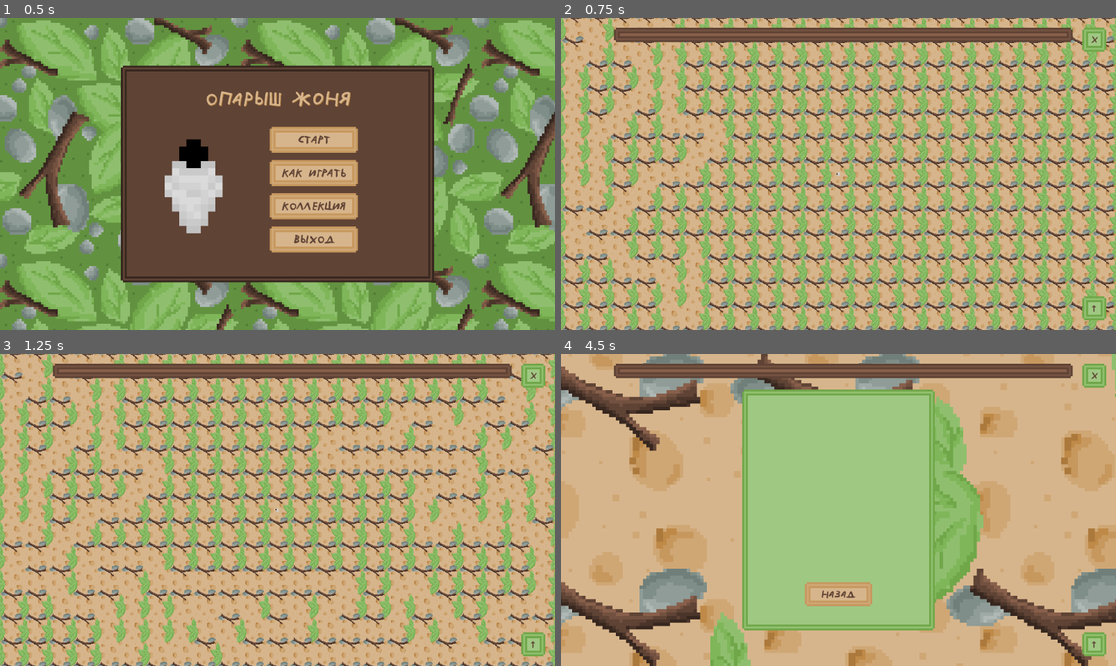
Above: before the commit, frames 1-4 (two rows, left to right).
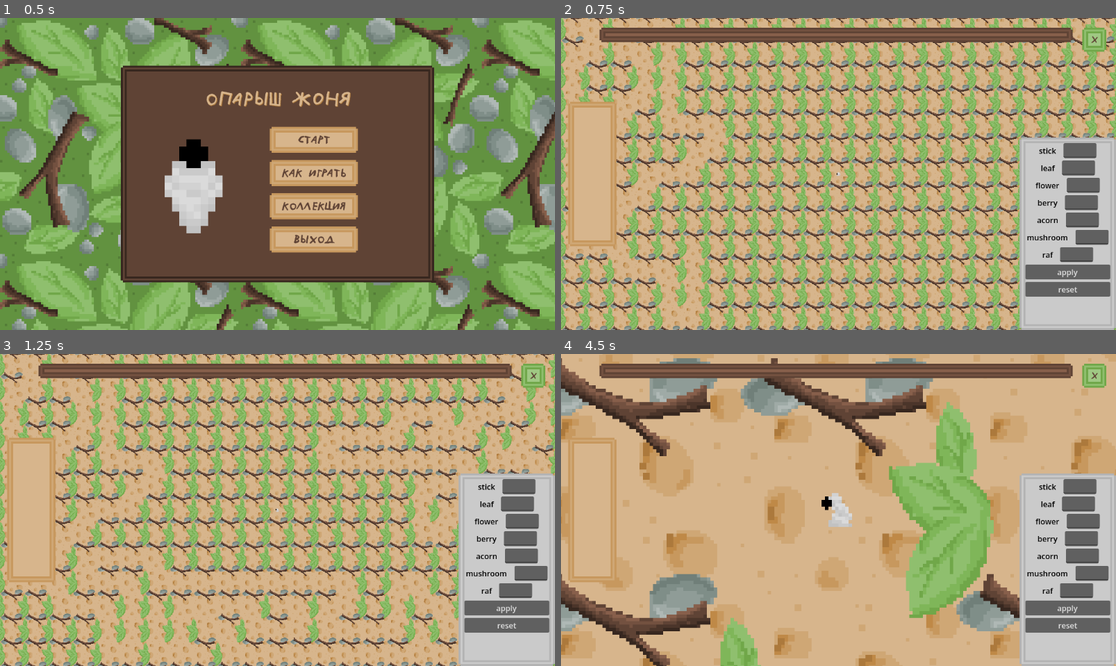
Above: after the commit, the same moments.

Repository: Null-oh/zhonny
Game: Godot game, scene res://scenes/start_new.tscn
Two runs of this game, one before a commit and one after it. Both use one fixed random seed, a clock stepped at 60 frames per second and the inputs below.
Inputs (mouse positions are in pixels of both pictures, inside the frame that each line leads up to):
- Up to frame 1 (0.5 s): no input
- Up to frame 2 (0.75 s): click "СТАРТ" at 0.5 s
- Up to frame 3 (1.25 s): no input
- Up to frame 4 (4.5 s): click (1066, 606) at 1.25 s, where only the run after the commit has a clickable "apply"; click (1066, 625) at 2 s, where only the run after the commit has a clickable "reset"; click "х" at 2.75 s; click "↑" at 3.5 s; click "ПРОДОЛЖИТЬ" at 4.25 s

Frame 1 is identical in both runs. In frame 2, 13% of the frame differs, in the area x 1-100%, y 3-100%; in frame 3, 13%; in frame 4, 48%, in the area x 0-100%, y 0-100%.

Commit message:
бонусы: защита, переползти (без анимаций)

Diff:
--- a/assets/bird.gd
+++ b/assets/bird.gd
@@ -151,10 +151,9 @@
 
 func _on_area_2d_body_entered(body):
 	if can_hit:
-		print("can hit")
 		if body.name == "oparysh":
-			print("oparysh")
-			Global.health = 0
+			if not body.safe:
+				Global.health = 0
 			can_hit = false
 
 func _exit_tree():
--- a/assets/interface.tscn
+++ b/assets/interface.tscn
@@ -272,6 +272,34 @@
 texture_margin_bottom = 12.0
 region_rect = Rect2(64, 64, 64, 64)
 
+[sub_resource type="StyleBoxTexture" id="StyleBoxTexture_sk8i1"]
+texture = ExtResource("4_ne1gv")
+region_rect = Rect2(128, 192, 64, 64)
+
+[sub_resource type="StyleBoxTexture" id="StyleBoxTexture_v4bfw"]
+texture = ExtResource("4_ne1gv")
+texture_margin_left = 12.0
+texture_margin_top = 12.0
+texture_margin_right = 12.0
+texture_margin_bottom = 12.0
+region_rect = Rect2(0, 256, 64, 64)
+
+[sub_resource type="StyleBoxTexture" id="StyleBoxTexture_h460n"]
+texture = ExtResource("4_ne1gv")
+texture_margin_left = 12.0
+texture_margin_top = 12.0
+texture_margin_right = 12.0
+texture_margin_bottom = 12.0
+region_rect = Rect2(0, 128, 64, 64)
+
+[sub_resource type="StyleBoxTexture" id="StyleBoxTexture_7r8s4"]
+texture = ExtResource("4_ne1gv")
+texture_margin_left = 12.0
+texture_margin_top = 12.0
+texture_margin_right = 12.0
+texture_margin_bottom = 12.0
+region_rect = Rect2(128, 0, 64, 64)
+
 [node name="interface" type="CanvasLayer" unique_id=1279431283]
 script = ExtResource("1_3bmk6")
 
@@ -281,7 +309,7 @@
 anchor_bottom = 1.0
 grow_horizontal = 2
 grow_vertical = 2
-theme_override_constants/margin_left = 20
+theme_override_constants/margin_left = 80
 theme_override_constants/margin_top = 20
 theme_override_constants/margin_right = 20
 theme_override_constants/margin_bottom = 20
@@ -294,16 +322,6 @@
 custom_minimum_size = Vector2(0, 50)
 layout_mode = 2
 theme_override_constants/separation = 20
-
-[node name="info" type="Label" parent="MarginContainer/VBoxContainer/HBoxContainer" unique_id=1277978397]
-custom_minimum_size = Vector2(70, 45)
-layout_mode = 2
-theme_override_colors/font_color = Color(0.372549, 0.262745, 0.207843, 1)
-theme_override_fonts/font = ExtResource("3_qsspc")
-theme_override_font_sizes/font_size = 32
-text = " bonus "
-horizontal_alignment = 1
-vertical_alignment = 1
 
 [node name="VBoxContainer" type="VBoxContainer" parent="MarginContainer/VBoxContainer/HBoxContainer" unique_id=523710579]
 layout_mode = 2
@@ -1016,6 +1034,7 @@
 text = " сброс "
 
 [node name="collection2" type="MarginContainer" parent="." unique_id=2080832523]
+visible = false
 anchors_preset = 15
 anchor_right = 1.0
 anchor_bottom = 1.0
@@ -1772,14 +1791,16 @@
 theme_override_styles/hover = SubResource("StyleBoxTexture_2lr05")
 text = " назад "
 
-[node name="debug" type="NinePatchRect" parent="." unique_id=852718820]
-visible = false
+[node name="debug" type="NinePatchRect" parent="." unique_id=852718820 groups=["ui"]]
 custom_minimum_size = Vector2(200, 400)
-anchors_preset = 2
+anchors_preset = 3
+anchor_left = 1.0
 anchor_top = 1.0
+anchor_right = 1.0
 anchor_bottom = 1.0
+offset_left = -200.0
 offset_top = -400.0
-offset_right = 200.0
+grow_horizontal = 0
 grow_vertical = 0
 texture = ExtResource("4_ne1gv")
 region_rect = Rect2(64, 192, 64, 64)
@@ -1905,6 +1926,64 @@
 layout_mode = 2
 text = "reset"
 icon_alignment = 1
+
+[node name="new_bonuses" type="NinePatchRect" parent="." unique_id=1920615252]
+custom_minimum_size = Vector2(100, 300)
+anchors_preset = 4
+anchor_top = 0.5
+anchor_bottom = 0.5
+offset_left = 15.0
+offset_top = -150.0
+offset_right = 115.0
+offset_bottom = 150.0
+grow_vertical = 2
+texture = ExtResource("4_ne1gv")
+region_rect = Rect2(0, 64, 64, 64)
+patch_margin_left = 12
+patch_margin_top = 12
+patch_margin_right = 12
+patch_margin_bottom = 12
+
+[node name="margins" type="MarginContainer" parent="new_bonuses" unique_id=407371726]
+layout_mode = 1
+anchors_preset = 8
+anchor_left = 0.5
+anchor_top = 0.5
+anchor_right = 0.5
+anchor_bottom = 0.5
+offset_left = -33.0
+offset_top = -312.0
+offset_right = 33.0
+offset_bottom = 312.0
+grow_horizontal = 2
+grow_vertical = 2
+
+[node name="VBoxContainer" type="VBoxContainer" parent="new_bonuses/margins" unique_id=1158877072]
+layout_mode = 2
+theme_override_constants/separation = 12
+alignment = 1
+
+[node name="fly_button" type="Button" parent="new_bonuses/margins/VBoxContainer" unique_id=1968077390 groups=["ui"]]
+custom_minimum_size = Vector2(66, 66)
+layout_mode = 2
+theme_override_styles/normal = SubResource("StyleBoxTexture_sk8i1")
+theme_override_styles/pressed = SubResource("StyleBoxTexture_v4bfw")
+theme_override_styles/hover = SubResource("StyleBoxTexture_v4bfw")
+
+[node name="climb_button" type="Button" parent="new_bonuses/margins/VBoxContainer" unique_id=730789358 groups=["ui"]]
+custom_minimum_size = Vector2(66, 66)
+layout_mode = 2
+theme_override_styles/normal = SubResource("StyleBoxTexture_h460n")
+theme_override_styles/pressed = SubResource("StyleBoxTexture_h460n")
+theme_override_styles/hover = SubResource("StyleBoxTexture_h460n")
+
+[node name="hide_button" type="Button" parent="new_bonuses/margins/VBoxContainer" unique_id=1965838801 groups=["ui"]]
+custom_minimum_size = Vector2(66, 66)
+layout_mode = 2
+theme_override_styles/normal = SubResource("StyleBoxTexture_7r8s4")
+theme_override_styles/pressed = SubResource("StyleBoxTexture_7r8s4")
+theme_override_styles/hover = SubResource("StyleBoxTexture_7r8s4")
+action_mode = 0
 
 [connection signal="pressed" from="MarginContainer/VBoxContainer/HBoxContainer/pause" to="." method="_on_pause_pressed"]
 [connection signal="pressed" from="MarginContainer/VBoxContainer/pocket" to="." method="_on_pocket_pressed"]
@@ -1936,3 +2015,6 @@
 [connection signal="pressed" from="collection2/pockethton/MarginContainer/VBoxContainer/close_pocket" to="." method="_on_close_pocket_pressed"]
 [connection signal="pressed" from="debug/MarginContainer/VBoxContainer/apply_debug" to="debug" method="_on_apply_debug_pressed"]
 [connection signal="pressed" from="debug/MarginContainer/VBoxContainer/reset_debug2" to="debug" method="_on_reset_debug_2_pressed"]
+[connection signal="pressed" from="new_bonuses/margins/VBoxContainer/fly_button" to="." method="_on_fly_button_pressed"]
+[connection signal="pressed" from="new_bonuses/margins/VBoxContainer/climb_button" to="." method="_on_climb_button_pressed"]
+[connection signal="pressed" from="new_bonuses/margins/VBoxContainer/hide_button" to="." method="_on_hide_button_pressed"]
--- /dev/null
+++ b/assets/textures.tscn
@@ -0,0 +1,9 @@
+[gd_scene format=3 uid="uid://dcb7g61vuwxai"]
+
+[ext_resource type="Texture2D" uid="uid://snmqcx1deh4p" path="res://img/template.png" id="1_aju46"]
+
+[node name="NinePatchRect" type="NinePatchRect" unique_id=204468312]
+offset_right = 40.0
+offset_bottom = 40.0
+texture = ExtResource("1_aju46")
+region_rect = Rect2(66, 0, 62, 65)
--- a/drops/item_scene.gd
+++ b/drops/item_scene.gd
@@ -26,8 +26,8 @@
 		Global.total += drop_price
 		Global.add_drop(drop_name)
 
-		if interface and interface.has_method("print_info"):
-			interface.print_info(drop_name)
+		if interface and interface.has_method("add_item"):
+			interface.add_item(drop_name)
 
 		match drop_name:
 			"leaf":
--- a/scripts/Global.gd
+++ b/scripts/Global.gd
@@ -29,6 +29,10 @@
 var drops = []
 var results = []
 
+var last_three = []
+var new_bonus : String = ""
+var active_bonuses = []
+
 func reset():
 	health = 100
 	speed = 40
@@ -37,6 +41,10 @@
 	bonus = false
 	drops = []
 	eaten = 0
+	last_three = []
+	new_bonus = ""
+	active_bonuses = []
+
 
 
 func reset_results():
@@ -46,11 +54,33 @@
 
 func add_drop(item_name: String):
 	print("Added to Global.drops: ", item_name)
+
+	var found = false
 	for drop in drops:
 		if drop["name"] == item_name:
 			drop["count"] += 1
-			return
-	drops.append({"name": item_name, "count": 1})
+			found = true
+			break
+	if !found:
+		drops.append({"name": item_name, "count": 1})
+
+	last_three.append(item_name)
+
+	if last_three.size() > 3:
+		last_three.remove_at(0)
+	print("Last three: ", last_three)
+
+	if last_three.size() == 3 and last_three[0] == last_three[1] and last_three[1] == last_three[2]:
+		print("New bonus:")
+		match last_three[0]:
+			"berry":
+				new_bonus = "climb"
+			"raf":
+				new_bonus = "fly"
+			"leaf":
+				new_bonus = "hide"
+		print(new_bonus)
+		active_bonuses.append(new_bonus)
 
 func count_drops(item_name: String) -> int:
 	for drop in drops:
--- a/scripts/interface.gd
+++ b/scripts/interface.gd
@@ -2,6 +2,7 @@
 extends CanvasLayer
 
 @onready var oparysh = get_tree().get_root().get_node("level/oparysh")
+@onready var tiles = get_tree().get_root().get_node("level/tiles")
 
 @onready var timer = $MarginContainer/VBoxContainer/HBoxContainer/VBoxContainer/timer
 @onready var bonus = $MarginContainer/VBoxContainer/HBoxContainer/VBoxContainer/bonus
@@ -72,9 +73,22 @@
 
 var winning = false
 
+var bonus_atlas: AtlasTexture
+
+var style_null: StyleBoxTexture
+var style_fly: StyleBoxTexture
+var style_fly_hover: StyleBoxTexture
+var style_climb: StyleBoxTexture
+var style_climb_hover: StyleBoxTexture
+var style_hide: StyleBoxTexture
+var style_hide_hover: StyleBoxTexture
+
+@onready var fly_button = $new_bonuses/margins/VBoxContainer/fly_button
+@onready var climb_button = $new_bonuses/margins/VBoxContainer/climb_button
+@onready var hide_button = $new_bonuses/margins/VBoxContainer/hide_button
+
 func _ready():
 	pocket_button.add_to_group("ui")
-	info.text = ""
 
 	bonus.visible = false
 	bonus.max_value = 100
@@ -132,19 +146,27 @@
 
 	Global.connect("playing_changed", Callable(self, "_on_playing_changed"))
 
-func _process(delta):
+	fly_button.visible = false
+	climb_button.visible = false
+	hide_button.visible = false
+
+func _process(_delta):
 	if !Global.playing: return
-
-	#if Global.time > 0:
-		#Global.time -= delta
 
 	timer.value = Global.eaten
 
 	if Global.bonus:
 		get_bonus()
 
-	#if Global.time <= 0 and Global.playing:
-		#won()
+	if Global.new_bonus != "":
+		match Global.new_bonus:
+			"climb":
+				climb_button.visible = true
+			"fly":
+				fly_button.visible = true
+			"hide":
+				hide_button.visible = true
+		Global.new_bonus = ""
 
 	if timer.value == Global.max_eaten and Global.playing:
 		won()
@@ -154,24 +176,22 @@
 		failed()
 		return
 
-	#write()
-
 func write():
 	timer.value = max(0, Global.time)
 
-func print_info(drop_name: String):
-	add_item(drop_name)
-
-	match drop_name:
-		"leaf": info.text = "+ 1 c"
-		"flower": info.text = "+ 2 c"
-		"stick": info.text = "+ 3 c"
-		"berry": info.text = "+ 5 c"
-		"mushroom": info.text = "+ 10 c"
-		"acorn": info.text = "+ 10 c"
-		"raf": info.text = "+ 15 c"
-	await get_tree().create_timer(2.0).timeout
-	info.text = ""
+#func print_info(drop_name: String):
+	#add_item(drop_name)
+	#
+	#match drop_name:
+		#"leaf": info.text = "+ 1 c"
+		#"flower": info.text = "+ 2 c"
+		#"stick": info.text = "+ 3 c"
+		#"berry": info.text = "+ 5 c"
+		#"mushroom": info.text = "+ 10 c"
+		#"acorn": info.text = "+ 10 c"
+		#"raf": info.text = "+ 15 c"
+	#await get_tree().create_timer(2.0).timeout
+	#info.text = ""
 
 func get_bonus():
 	if bonus_active:
@@ -577,3 +597,71 @@
 		if tween and tween.is_valid():
 			tween.kill()
 	active_tweens.clear()
+
+func _on_fly_button_pressed() -> void:
+	if Global.active_bonuses.has("fly"):
+		print("flying")
+		fly_button.visible = false
+
+func _on_climb_button_pressed() -> void:
+	if Global.active_bonuses.has("climb"):
+		print("climbing")
+
+		Global.playing = false
+
+		var tile_size = 64
+		var my_pos = oparysh.global_position
+		var my_tile = Vector2i(floori(oparysh.global_position.x / tile_size), floori(oparysh.global_position.y / tile_size))
+
+		var best_dir = Vector2i.ZERO
+		var best_dist = 9999.0
+
+		var checks = [
+			Vector2i(0, -1),  # up
+			Vector2i(0, 1),   # down
+			Vector2i(-1, 0),  # left
+			Vector2i(1, 0)    # right
+		]
+
+		for offset in checks:
+			if is_wall(my_tile + offset):
+				var wall_center = Vector2(
+					float(my_tile.x + offset.x) * tile_size + tile_size / 2.0,
+					float(my_tile.y + offset.y) * tile_size + tile_size / 2.0
+				)
+				var dist = my_pos.distance_to(wall_center)
+				if dist < best_dist:
+					best_dist = dist
+					best_dir = offset
+
+		if best_dir == Vector2i.ZERO:
+			Global.playing = true
+			return
+
+		var target_tile = my_tile + best_dir
+		var target_pos = Vector2(
+			target_tile.x * tile_size + tile_size / 2.0,
+			target_tile.y * tile_size + tile_size / 2.0
+		)
+
+		var tween = create_tween()
+		tween.tween_property(oparysh, "global_position", target_pos, 0.4).set_ease(Tween.EASE_OUT)
+		await tween.finished
+
+		oparysh.target_position = target_pos
+
+		Global.playing = true
+
+		climb_button.visible = false
+
+func is_wall(tile: Vector2i) -> bool:
+	var tile_data = tiles.get_cell_tile_data(0, tile)
+	return tile_data != null and tile_data.get_collision_polygons_count(0) > 0
+
+func _on_hide_button_pressed() -> void:
+	if Global.active_bonuses.has("hide"):
+		print("hiding")
+		oparysh.safe = true
+		await get_tree().create_timer(3.0).timeout
+		print("not hiding")
+		hide_button.visible = false
--- a/scripts/oparysh.gd
+++ b/scripts/oparysh.gd
@@ -20,6 +20,7 @@
 var start_position: Vector2
 
 var hatching : bool = false
+var safe : bool = false
 
 @onready var light = $light
 
@@ -90,8 +91,6 @@
 
 	await tween.finished
 
-
-
 func _process(delta):
 	if hatching:
 		return
--- a/scripts/spawner.gd
+++ b/scripts/spawner.gd
@@ -29,7 +29,7 @@
 			t+= delta
 		else:
 			t = 0
-			spawn_bird()
+			#spawn_bird()
 #			отладка
 
 func _on_map_ready():
Binary file changed: img/template.png
